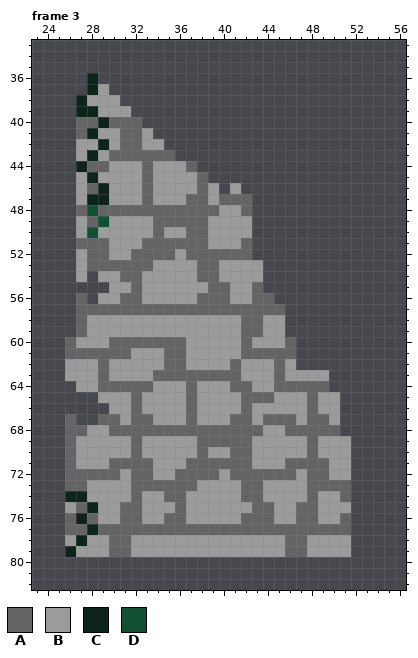
Two versions of one pixel-art file, Aseprite/Scenery/Ruins.aseprite. Above is the file before it was changed.
80x100 pixels, 3 frames. Shown: frame 3: x 23..56, y 33..82. The commit also changed other frames, which this record leaves out.
Palette (. is transparent): A #646464  B #9b9b9b  C #0c2419  D #0f5132
Pixels before, frame 3, first column x 26:
36 ..C.......................
37 ..CB......................
38 .CBBB.....................
39 .CCBBB....................
40 .AACAAA...................
41 .ACBBAAB..................
42 .BBCBAABB.................
43 .BCBAAAAAA................
44 .CAABBBABBBA..............
45 .BCBBBBABBBBA.............
46 .BACBBBABBBBAB.B..........
47 .BCCBBBABBBAABAAA.........
48 .ADAAAAAAAAAAABBA.........
49 .BADBBBBAAAAABBBB.........
50 .BDBBBBBABBAABBBB.........
51 .AAABBBAAAAAABBBA.........
52 .BAABBAAAABAAAAAA.........
53 .BAAAAAABBBBAABBBB........
54 .B.BBAABBBBBAABBBB........
55 ....BBABBBBBBAABBA........
56 .A.BBAABBBBBAAABBAA.......
57 .AAAAAAAAAAAAAAAAAAA......
58 .ABBBBBBBBBBBBBBAABB......
59 .ABBBBBBBBBBBBBBAABB......
60 ABBBAAAAAAABBBBBABBBA.....
61 AAAAAABBBAABBBBBAAAAA.....
62 BBBABBBBBAABBBBABBBAB.....
63 BBBABBBBAAAAAAAABBBABBBB..
64 .BBAAAAABBBABBBAABBAAAAA..
65 ...BBBABBBBABBBBAAABBBABB.
66 ....BBABBBBABBBBABBBBBABB.
67 A..AABAABBBABBBAABAAABAAB.
68 AABBAAAAAAAAAAAAAABBAAAAA.
69 ABBBBBABBBBBAAAAABBBBBABBB
70 ABBBBBABBBBBABBAABBBBBABBB
71 ABBBAAAABBBAAAAAABBBAAAABB
72 AAAAABAABBAAAABAAAAAABAABB
73 AABBBBAAAAAABBBBAABBBBAAAA
74 CCBBBBABBAABBBBBAABBBBABBA
75 BACBBAABBBABBBBBBAABBAABBB
76 ACABBAABBAABBBBBAAABBAABBA
77 AACAAAAAAAAAAAAAAAAAAAAAAA
78 BCBBAABBBBBBBBBBBBBBAABBBB
79 CBBBAABBBBBBBBBBBBBBAABBBB
After the commit:
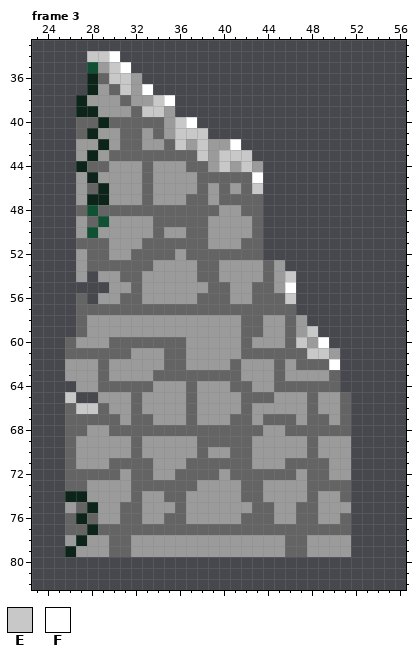
Colours new in this view: E #c8c8c8  F #ffffff
What changed:
Frame 3:
There is now colour A in row 36 at x 29; in row 37 at x 30; in row 38 at x 31; in row 39 at x 32; in row 40 at x 33 to 34; in row 41 at x 34.
There is now colour A in row 42 at x 35; in row 43 at x 36 to 37; in row 44 at x 38; in row 45 at x 39 to 42; in row 46 at x 40 and 42; in rows 47 to 52 at x 43.
There is now colour A in rows 53 to 55 at x 44; in row 56 at x 45; in rows 57 to 59 at x 46; in row 61 at x 47; in row 62 at x 47 to 49; in rows 63 to 64 at x 50.
There is now colour A in row 65 at x 51; in row 66 at x 26, 29 and 51; in row 67 at x 27 to 28 and 51; in row 68 at x 51.
There is now colour B in row 35 at x 29; in rows 36 to 37 at x 32; in row 38 at x 32 to 33; in rows 39 to 41 at x 35; in row 42 at x 37 and 39 to 40; in row 43 at x 39.
There is now colour B in row 44 at x 39, 41 and 43; in rows 53 to 55 at x 45; in rows 58 to 59 at x 47; in row 60 at x 48; in row 61 at x 50.
There is now colour D in row 35 at x 28.
There is now colour E in row 34 at x 28 to 29; in row 35 at x 30; in row 36 at x 30 to 31; in row 37 at x 31; in row 38 at x 34; in row 39 at x 33 to 34.
There is now colour E in row 40 at x 36; in row 41 at x 36 to 38; in row 42 at x 36 and 38; in row 43 at x 38 and 40 to 42; in row 44 at x 40 and 42; in row 46 at x 43.
There is now colour E in row 54 at x 46; in row 56 at x 46; in row 59 at x 48; in row 60 at x 47; in row 61 at x 48 to 49; in row 65 at x 26.
There is now colour E in row 66 at x 27 to 28.
There is now colour F in row 34 at x 30; in row 35 at x 31; in row 37 at x 33; in row 38 at x 35; in row 40 at x 37; in row 42 at x 41.
There is now colour F in row 45 at x 43; in row 55 at x 46; in row 60 at x 49; in row 62 at x 50.
Boxes around the changes in both pictures, in picture pixels (x1, y1, x2, y2):
added: (65, 51, 351, 436)
